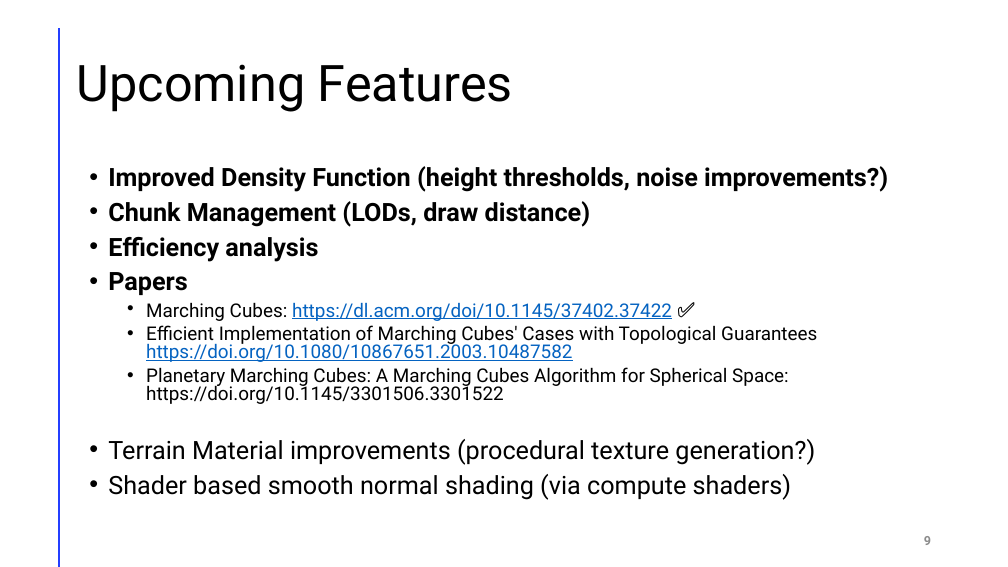
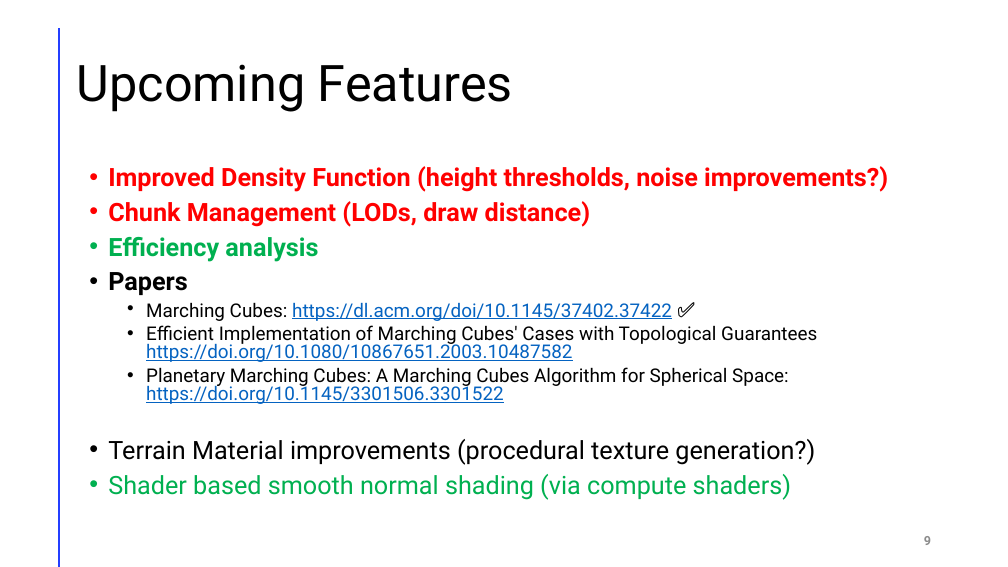
Before and after one commit to je-lehmann/cg_terrain_generator, a slide deck: slide 9 of Computergrafik Praktikum.pptx. Drawn at 1008x567 pixels with LibreOffice and Linux fonts; fonts in the diff are those of the drawing. Boxes give left, top, right and bottom in pixels: in the first picture for what was removed or moved away, otherwise in the second. Text is boxed around its words. In the diff, an @@ line names an element or a change of style, - is before the commit and + after.

```diff
--- a/Computergrafik Praktikum.pptx
+++ b/Computergrafik Praktikum.pptx
@@ text at [108, 166, 888, 500]: text colour #000000 to #FF0000 in "Improved Density Function (height thresholds, noise improvem ...", "Chunk Management (LODs, draw distance)"; text colour #000000 to #00B050 in "Efficiency analysis", "Shader based smooth normal shading (via compute ..."; text colour #000000 to #0563C1, underline on in "https://doi.org/10.1145/3301506.3301522" @@
```
Also in this commit, not shown: 2 other slides changed, 5 other files.
